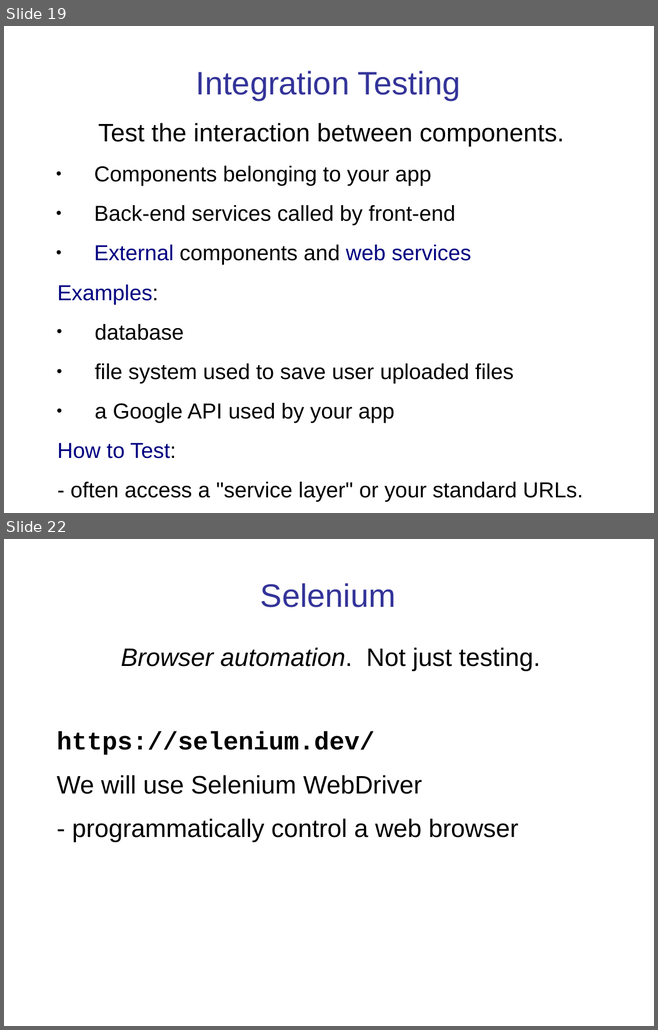
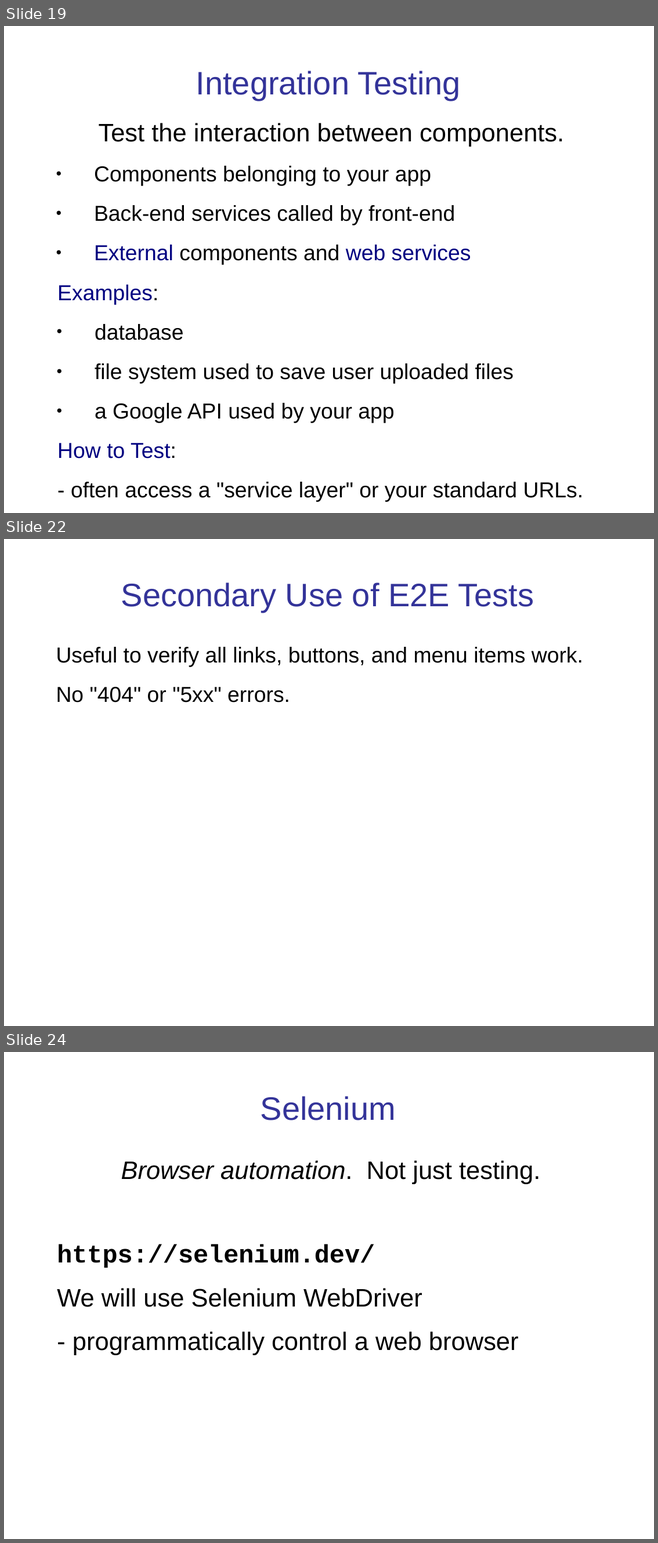
Before and after one commit to cpske/ISP, a slide deck: testing/WebTesting.ppt. Shown one above the other, each under a label of ours: slides 19 and 22 before the commit, slides 19, 22 and 24 after it; the slides between them are not shown. The pictures are 658x1030 and 658x1543 pixels, drawn with LibreOffice and Linux fonts; fonts in the diff are those of the drawing. Boxes give left, top, right and bottom in pixels: in the first picture for what was removed or moved away, otherwise in the second. Text is boxed around its words. In the diff, an @@ line names an element or a change of style, - is before the commit and + after.

```diff
--- a/testing/WebTesting.ppt
+++ b/testing/WebTesting.ppt
@@ slide 22 added at (x1=4, y1=539, x2=654, y2=1026), background #FFFFFF @@
@@ title added at (x1=121, y1=583, x2=534, y2=612), 36 pt, text #333399 @@
+Secondary Use of E2E Tests
@@ text added at (x1=56, y1=647, x2=583, y2=703), 24 pt, text #000000 @@
+Useful to verify all links, buttons, and menu items work.
+No "404" or "5xx" errors.
@@ what was slide 22 is now slide 24 @@
```
Also in this commit, not shown: 10 slides changed, 1 other slide added, 2 other files.
